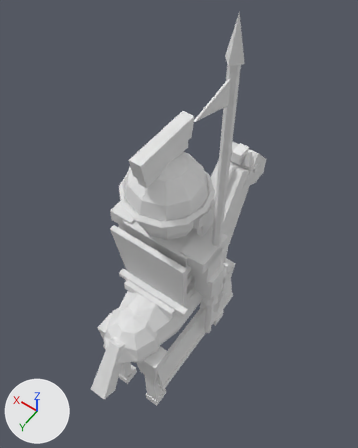
The glTF model sample_project/assets/3d/units/byzantines/cataphract.glb: old version first, new version second.
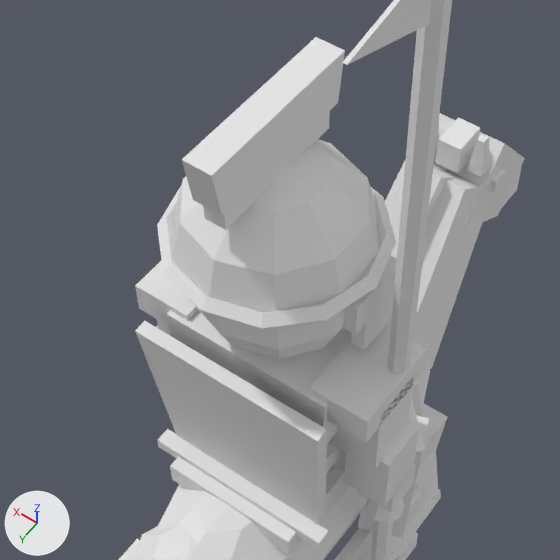
Each version is shown whole from a 50 mm camera at (-1.24, 1.61, 4.52) aimed at (0.02, -0.16, 1.74), then close up on the part from 16% to 78% of the width and 21% to 72% of the height. The axes (+X, +Y, +Z) are drawn at lower left. The lights are the same throughout. The first two pictures are the older version. Vertices at exactly the same position are counted once.

Names of what the first close-up shows: 'Body'.
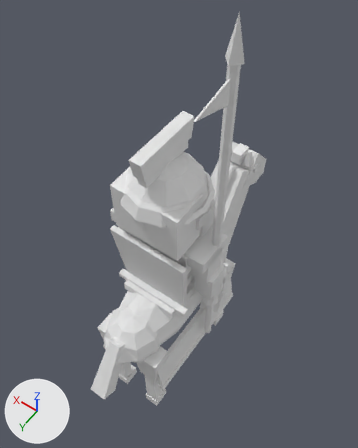
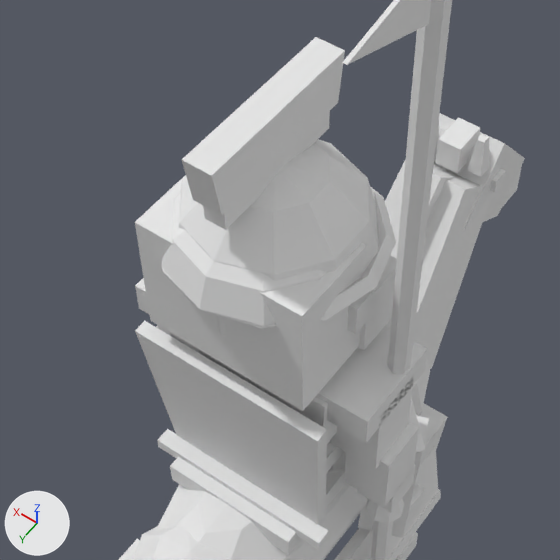
Boxes (x1, y1, x2, y2) around the edits, measured in the close-ups (560 x 560 px):
part 1 of me_body, added: after (135, 175, 367, 411)
part 2 of me_body, added: after (162, 193, 327, 326)

What the commit changed:
me_body is used by ob_body; location (0.0, 0.0, 0.0).
me_body had 880 vertices, 1464 faces and spanned x -0.41..0.41, y -1.29..0.92, z 0.0..3.49.
me_body now has 919 vertices, 1534 faces and spans x -0.41..0.41, y -1.29..0.92, z 0.0..3.49.
me_body part 1: a new loose piece, a box spanning x -0.24..0.24, y -0.03..0.23, z 1.97..2.35, in mat_pe_unitpalette (white #e7e7e7).
me_body part 2: the loose piece of 31 vertices spanning x -0.26..0.26, y -0.27..0.27, z 2.24..2.52 is copied, and the copy is scaled about its middle by (0.963, 0.926, 0.607), then moved by (0.0, 0.05, -0.03); it spans x -0.25..0.25, y -0.2..0.3, z 2.27..2.44.
Other edits to the shape of me_body do not show in these pictures.
